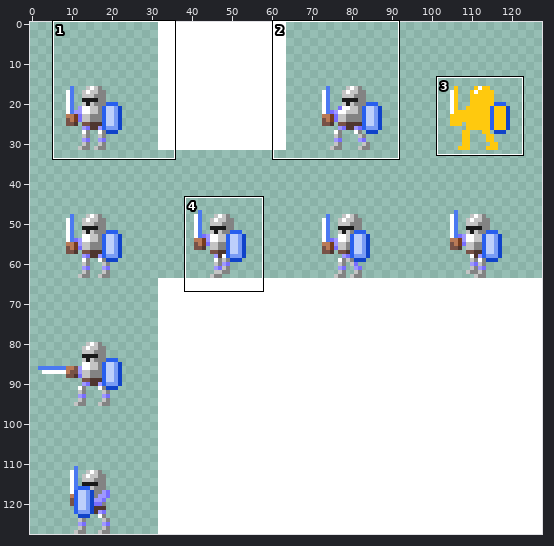
Edited in one commit: sprite sheet (assets/MiniKnightSet.png). Above, an overview of the earlier version with the close-up marked.
Close-up. First the earlier version:
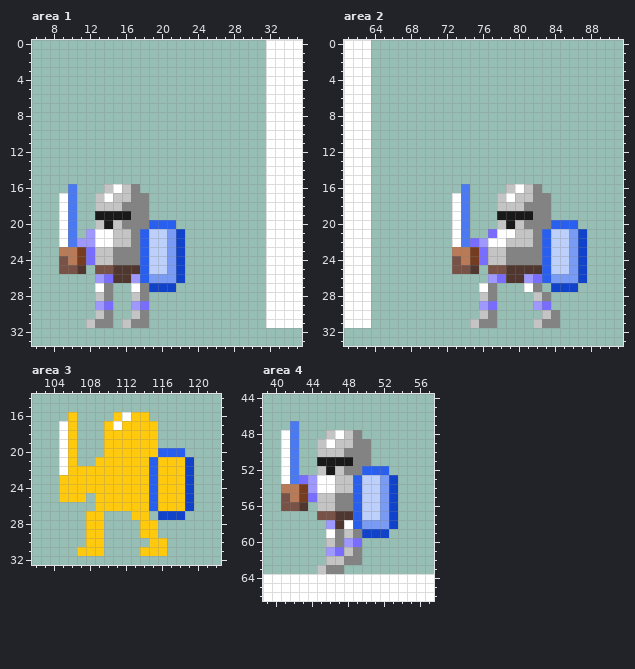
The file is 128x128 pixels. Shown: area 1: x 6..35, y 0..33; area 2: x 61..91, y 0..33; area 3: x 102..122, y 14..32; area 4: x 39..57, y 44..66. The commit also changed other parts of the picture, which this record leaves out.
New version:
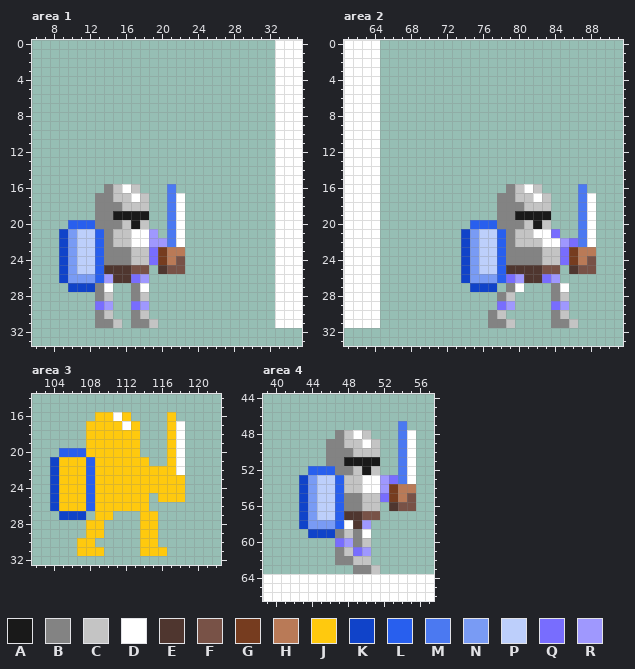
Palette (. is transparent): A #191919  B #838383  C #c4c4c4  D #ffffff  E #4f362f  F #785247  G #763c1f  H #b97a57  J #ffc90e  K #1043c9  L #285fee  M #4b79f1  N #799bf4  P #bdcffb  Q #786dfe  R #9f98fe
Difference:
--- area 1
@@ x 6..35 @@
- 0 ..........................DDDD
- 1 ..........................DDDD
- 2 ..........................DDDD
- 3 ..........................DDDD
- 4 ..........................DDDD
- 5 ..........................DDDD
- 6 ..........................DDDD
- 7 ..........................DDDD
- 8 ..........................DDDD
- 9 ..........................DDDD
-10 ..........................DDDD
-11 ..........................DDDD
-12 ..........................DDDD
-13 ..........................DDDD
-14 ..........................DDDD
-15 ..........................DDDD
-16 ....M...CDCB..............DDDD
-17 ...DM..CDCCBB.............DDDD
-18 ...DM..CCCBBB.............DDDD
-19 ...DM..AAAABB.............DDDD
-20 ...DM..CACBBBLLL..........DDDD
-21 ...DM.RDDCCBLPPNK.........DDDD
-22 ...DMRRDDCCBLPPNK.........DDDD
-23 ...HHGQCCBBBLPPNK.........DDDD
-24 ...FHGQCCBBBLPPNK.........DDDD
-25 ...FFE.FFEEELPPNK.........DDDD
-26 .......RQEERLNNNK.........DDDD
-27 .......DB..DBKKK..........DDDD
-28 .......CB..CB.............DDDD
-29 .......RQ..RQ.............DDDD
-30 .......CB..CB.............DDDD
-31 ......CBB.CBB.............DDDD
+ 0 ...........................DDD
+ 1 ...........................DDD
+ 2 ...........................DDD
+ 3 ...........................DDD
+ 4 ...........................DDD
+ 5 ...........................DDD
+ 6 ...........................DDD
+ 7 ...........................DDD
+ 8 ...........................DDD
+ 9 ...........................DDD
+10 ...........................DDD
+11 ...........................DDD
+12 ...........................DDD
+13 ...........................DDD
+14 ...........................DDD
+15 ...........................DDD
+16 ........BCDC...M...........DDD
+17 .......BBCCDC..MD..........DDD
+18 .......BBBCCC..MD..........DDD
+19 .......BBAAAA..MD..........DDD
+20 ....LLLBBBCAC..MD..........DDD
+21 ...KNPPLBCCDDR.MD..........DDD
+22 ...KNPPLBCCDDRRMD..........DDD
+23 ...KNPPLBBBCCQGHH..........DDD
+24 ...KNPPLBBBCCQGHF..........DDD
+25 ...KNPPLEEEFF.EFF..........DDD
+26 ...KNNNLREEQR..............DDD
+27 ....KKKBD..BD..............DDD
+28 .......BC..BC..............DDD
+29 .......QR..QR..............DDD
+30 .......BC..BC..............DDD
+31 .......BBC.BBC.............DDD
 32 ..............................
--- area 2
@@ x 61..91 @@
- 0 DDD............................
- 1 DDD............................
- 2 DDD............................
- 3 DDD............................
- 4 DDD............................
- 5 DDD............................
- 6 DDD............................
- 7 DDD............................
- 8 DDD............................
- 9 DDD............................
-10 DDD............................
-11 DDD............................
-12 DDD............................
-13 DDD............................
-14 DDD............................
-15 DDD............................
-16 DDD..........M....CDCB.........
-17 DDD.........DM...CDCCBB........
-18 DDD.........DM...CCCBBB........
-19 DDD.........DM...AAAABB........
-20 DDD.........DM...CACBBBLLL.....
-21 DDD.........DM..QDDCCBLPPNK....
-22 DDD.........DMQRDDCCCBLPPNK....
-23 DDD.........HHGQCCBBBBLPPNK....
-24 DDD.........FHGQCCBBBBLPPNK....
-25 DDD.........FFE.FFEEEELPPNK....
-26 DDD.............RQEERQLNNNK....
-27 DDD............DB...DB.KKK.....
-28 DDD............CB....CB........
-29 DDD............RQ....RQ........
-30 DDD............CB.....CB.......
-31 DDD...........CBB....CBB.......
+ 0 DDDD...........................
+ 1 DDDD...........................
+ 2 DDDD...........................
+ 3 DDDD...........................
+ 4 DDDD...........................
+ 5 DDDD...........................
+ 6 DDDD...........................
+ 7 DDDD...........................
+ 8 DDDD...........................
+ 9 DDDD...........................
+10 DDDD...........................
+11 DDDD...........................
+12 DDDD...........................
+13 DDDD...........................
+14 DDDD...........................
+15 DDDD...........................
+16 DDDD..............BCDC....M....
+17 DDDD.............BBCCDC...MD...
+18 DDDD.............BBBCCC...MD...
+19 DDDD.............BBAAAA...MD...
+20 DDDD..........LLLBBBCAC...MD...
+21 DDDD.........KNPPLBCCDDQ..MD...
+22 DDDD.........KNPPLBCCCDDRQMD...
+23 DDDD.........KNPPLBBBBCCQGHH...
+24 DDDD.........KNPPLBBBBCCQGHF...
+25 DDDD.........KNPPLEEEEFF.EFF...
+26 DDDD.........KNNNLQREEQR.......
+27 DDDD..........KKK.BD...BD......
+28 DDDD.............BC....BC......
+29 DDDD.............QR....QR......
+30 DDDD............BC.....BC......
+31 DDDD............BBC....BBC.....
 32 ...............................
--- area 3
@@ x 102..122 @@
 15 .....................
-16 ....J....JDJJ........
-17 ...DJ...JDJJJJ.......
-18 ...DJ...JJJJJJ.......
-19 ...DJ...JJJJJJ.......
-20 ...DJ...JJJJJJLLL....
-21 ...DJ..JJJJJJLJJJK...
-22 ...DJJJJJJJJJLJJJK...
-23 ...JJJJJJJJJJLJJJK...
-24 ...JJJJJJJJJJLJJJK...
-25 ...JJJ.JJJJJJLJJJK...
-26 .......JJJJJJLJJJK...
-27 ......JJ...JJ.KKK....
+16 .......JJDJ....J.....
+17 ......JJJJDJ...JD....
+18 ......JJJJJJ...JD....
+19 ......JJJJJJ...JD....
+20 ...LLLJJJJJJ...JD....
+21 ..KJJJLJJJJJJ..JD....
+22 ..KJJJLJJJJJJJJJD....
+23 ..KJJJLJJJJJJJJJJ....
+24 ..KJJJLJJJJJJJJJJ....
+25 ..KJJJLJJJJJJ.JJJ....
+26 ..KJJJLJJJJJJ........
+27 ...KKK.JJ...JJ.......
 28 ......JJ....JJ.......
 29 ......JJ....JJ.......
-30 ......JJ.....JJ......
+30 .....JJ.....JJ.......
 31 .....JJJ....JJJ......
--- area 4
@@ x 39..57 @@
 46 ...................
-47 ...M...............
-48 ..DM...CDCB........
-49 ..DM..CDCCBB.......
-50 ..DM..CCCBBB.......
-51 ..DM..AAAABB.......
-52 ..DM..CACBBLLL.....
-53 ..DMQRDDCCLPPNK....
-54 ..HHGRDDCCLPPNK....
-55 ..FHGQCCBBLPPNK....
-56 ..FFE.CCBBLPPNK....
-57 ......FFEELPPNK....
-58 .......REDLNNNK....
-59 .......DBCBKKK.....
-60 .......CBRQ........
-61 .......RQCB........
-62 .......CCBB........
-63 ......CBB..........
+47 ...............M...
+48 ........BCDC...MD..
+49 .......BBCCDC..MD..
+50 .......BBBCCC..MD..
+51 .......BBAAAA..MD..
+52 .....LLLBBCAC..MD..
+53 ....KNPPLCCDDRQMD..
+54 ....KNPPLCCDDRGHH..
+55 ....KNPPLBBCCQGHF..
+56 ....KNPPLBBCC.EFF..
+57 ....KNPPLEEFF......
+58 ....KNNNLDER.......
+59 .....KKKBCBD.......
+60 ........QRBC.......
+61 ........BCQR.......
+62 ........BBCC.......
+63 ..........BBC......
 64 DDDDDDDDDDDDDDDDDDD
Pixel boxes of the changes (left, top, right, bottom) in both close-ups:
erased: (266, 40, 275, 328)
changed: (59, 184, 185, 328)
added: (371, 40, 380, 328)
changed: (452, 184, 596, 328)
changed: (50, 412, 194, 547)
changed: (281, 421, 416, 574)
